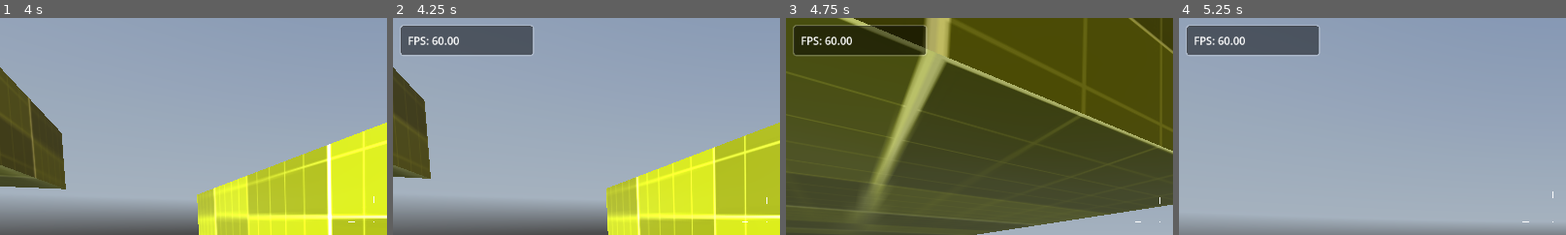
Above: before the commit, frames 1-4 (left to right).
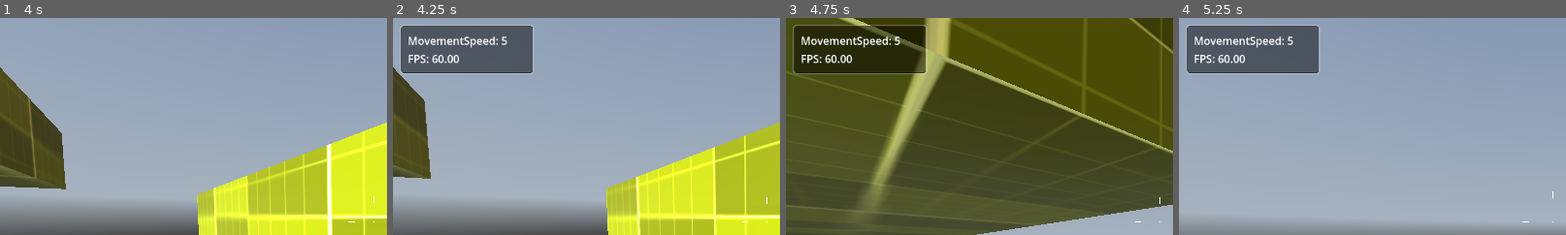
Above: after the commit, the same moments.

Repository: lethalgem/godot-fps-project
Game: Godot game, scene res://levels/level_002.tscn
The game is run twice, just before and just after one commit, with the same random seed, the same clock (stepped at 60 frames per second) and the same inputs. A sky picture missing from this copy of the repository is replaced by a grey-blue gradient.
Inputs (mouse positions are % of the whole screen's width and height, from its top left):
- Up to frame 1 (4 s): tap Enter at 0.5, 3.5 s; move the mouse to (55, 50) at 0.52 s; hold Ctrl (crouch) 0.53-1.28 s; hold W (move_forward) from 0.53 s (still down); tap Space (jump) at 0.77, 1.52, 2.75, 3.02, 3.77 s; move the mouse to (45, 50) at 1.27 s; tap Ctrl (crouch) at 1.35, 2.85 s; move the mouse to (52, 48) at 2.02 s; hold Ctrl (crouch) 2.03-2.78 s; move the mouse to (49, 52) at 2.77 s; move the mouse to (57, 51) at 3.52 s; hold Ctrl (crouch) from 3.53 s (still down)
- Up to frame 2 (4.25 s): keep holding W (move_forward); keep holding Ctrl (crouch); tap ` (debug) at 4.15 s
- Up to frame 3 (4.75 s): keep holding W (move_forward); move the mouse to (42, 49) at 4.27 s; release Ctrl (crouch) at 4.28 s; tap Ctrl (crouch) at 4.35 s; tap Space (jump) at 4.52 s
- Up to frame 4 (5.25 s): keep holding W (move_forward); move the mouse to (51, 50) at 5.02 s; hold Ctrl (crouch) from 5.03 s (still down)
The pictures show only the part of the screen within x 0-50%, y 0-50%; the shares and areas given below are measured in that part.

Frame 1 is identical in both runs. In frame 2, 3.5% of the frame differs, in the area x 2-37%, y 8-26%; in frame 3, 3.7%, in the area x 1-37%, y 8-26%; in frame 4, 3.5%.

Commit message:
make debug panel global

Diff:
--- a/controllers/debug.gd
+++ /dev/null
@@ -1,32 +0,0 @@
-extends PanelContainer
-
-@onready var property_container = %VBoxContainer
-
-var property
-var frames_per_second: String
-
-
-# Called when the node enters the scene tree for the first time.
-func _ready():
-	visible = false
-
-	add_debug_property("FPS", frames_per_second)
-
-
-func _process(delta):
-	if visible:
-		# Use delta time to get approx frames per second and round to two decimal places !Disable Vsync if fps is stuck at 60!
-		frames_per_second = "%.2f" % (1.0 / delta)
-		property.text = property.name + ": " + frames_per_second
-
-
-func _input(event):
-	if event.is_action_pressed("debug"):
-		visible = !visible
-
-
-func add_debug_property(title: String, value):
-	property = Label.new()
-	property_container.add_child(property)
-	property.name = title
-	property.text = property.name + value
--- a/controllers/my_fps_controller.tscn
+++ b/controllers/my_fps_controller.tscn
@@ -1,10 +1,10 @@
 [gd_scene load_steps=12 format=3 uid="uid://c7widt1lw44j6"]
 
 [ext_resource type="Material" uid="uid://b4gwd5h7ixvct" path="res://materials/player.tres" id="1_31uqo"]
-[ext_resource type="Script" path="res://controllers/my_fps_controller.gd" id="1_iam7r"]
-[ext_resource type="Script" path="res://controllers/reticle.gd" id="3_qgjqi"]
+[ext_resource type="Script" path="res://controllers/scripts/my_fps_controller.gd" id="1_b0yeg"]
+[ext_resource type="Script" path="res://scripts/reticle.gd" id="3_8ojud"]
 [ext_resource type="Theme" uid="uid://bafg6ukv5y75k" path="res://ui/theme/debug.tres" id="4_ov56a"]
-[ext_resource type="Script" path="res://controllers/debug.gd" id="5_i4a1r"]
+[ext_resource type="Script" path="res://scripts/debug.gd" id="5_nco27"]
 
 [sub_resource type="CapsuleShape3D" id="CapsuleShape3D_6y6ct"]
 
@@ -99,7 +99,7 @@
 
 [node name="CharacterBody3D" type="CharacterBody3D" node_paths=PackedStringArray("CAMERA_CONTROLLER", "ANIMATIONPLAYER", "CROUCH_SHAPECAST")]
 transform = Transform3D(1, 0, 0, 0, 1, 0, 0, 0, 1, 2.08165e-12, 2.08165e-12, 2.08165e-12)
-script = ExtResource("1_iam7r")
+script = ExtResource("1_b0yeg")
 TOGGLE_CROUCH = false
 CAMERA_CONTROLLER = NodePath("CameraController/Camera3D")
 ANIMATIONPLAYER = NodePath("AnimationPlayer")
@@ -155,7 +155,7 @@
 offset_bottom = 20.0
 grow_horizontal = 2
 grow_vertical = 2
-script = ExtResource("3_qgjqi")
+script = ExtResource("3_8ojud")
 RETICLE_LINES = [NodePath("Top"), NodePath("Right"), NodePath("Bottom"), NodePath("Left")]
 PLAYER_CONTROLLER = NodePath("../..")
 RETICLE_SPEED = 0.5
@@ -189,7 +189,7 @@
 offset_right = 210.0
 offset_bottom = 50.0
 theme = ExtResource("4_ov56a")
-script = ExtResource("5_i4a1r")
+script = ExtResource("5_nco27")
 
 [node name="MarginContainer" type="MarginContainer" parent="UserInterface/DebugPanel"]
 layout_mode = 2
--- a/controllers/my_fps_controller.gd
+++ b/controllers/scripts/my_fps_controller.gd
@@ -83,11 +83,13 @@
 
 
 func _physics_process(delta):
+	Global.debug.add_property("MovementSpeed", _speed, 1)
+
+	_update_camera(delta)
+
 	# Add the gravity.
 	if not is_on_floor():
 		velocity.y -= gravity * delta
-
-	_update_camera(delta)
 
 	# Handle jump.
 	if Input.is_action_just_pressed("jump") and is_on_floor() and _is_crouching == false:
--- a/project.godot
+++ b/project.godot
@@ -14,6 +14,10 @@
 run/main_scene="res://levels/level_002.tscn"
 config/features=PackedStringArray("4.2", "GL Compatibility")
 config/icon="res://icon.svg"
+
+[autoload]
+
+Global="*res://scripts/global.gd"
 
 [display]
 
--- /dev/null
+++ b/scripts/debug.gd
@@ -0,0 +1,38 @@
+extends PanelContainer
+
+@onready var property_container = %VBoxContainer
+
+#var property
+var frames_per_second: String
+
+
+# Called when the node enters the scene tree for the first time.
+func _ready():
+	Global.debug = self
+
+	visible = false
+
+
+func _process(delta):
+	if visible:
+		# Use delta time to get approx frames per second and round to two decimal places !Disable Vsync if fps is stuck at 60!
+		frames_per_second = "%.2f" % (1.0 / delta)
+		add_property("FPS", frames_per_second, 2)
+
+
+func _input(event):
+	if event.is_action_pressed("debug"):
+		visible = !visible
+
+
+func add_property(title: String, value, order):
+	var target
+	target = property_container.find_child(title, true, false)  # Try to find Label node with same name
+	if !target:
+		target = Label.new()
+		property_container.add_child(target)
+		target.name = title
+		target.text = title + ": " + str(value)
+	elif visible:
+		target.text = title + ": " + str(value)
+		property_container.move_child(target, order)
--- /dev/null
+++ b/scripts/global.gd
@@ -0,0 +1,3 @@
+extends Node
+
+var debug  # Reference to DebugPanel for debug property assignment
Renamed: controllers/reticle.gd -> scripts/reticle.gd
